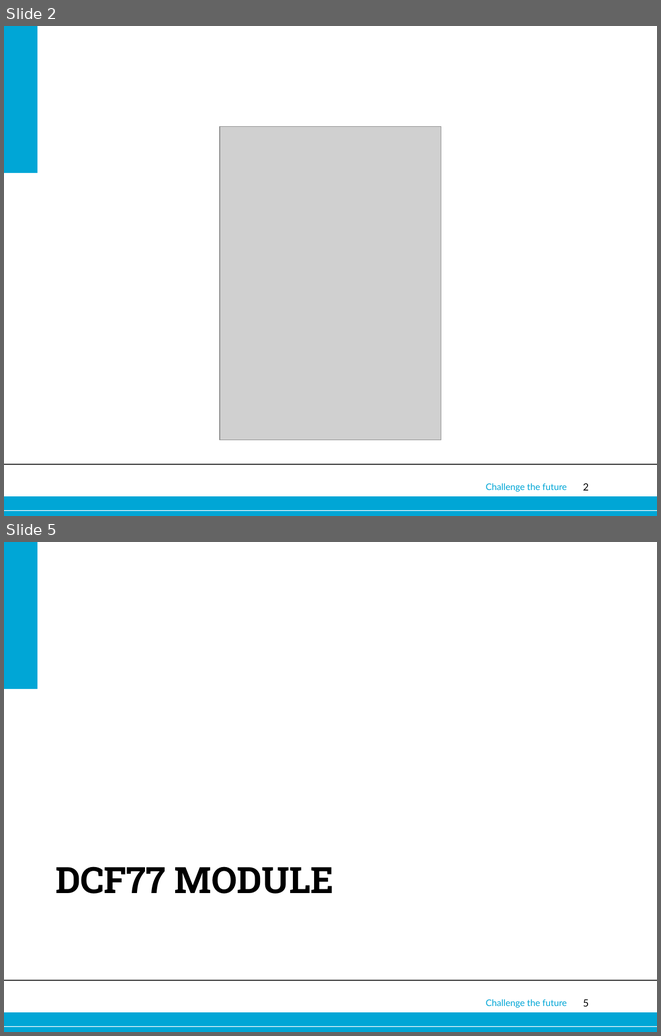
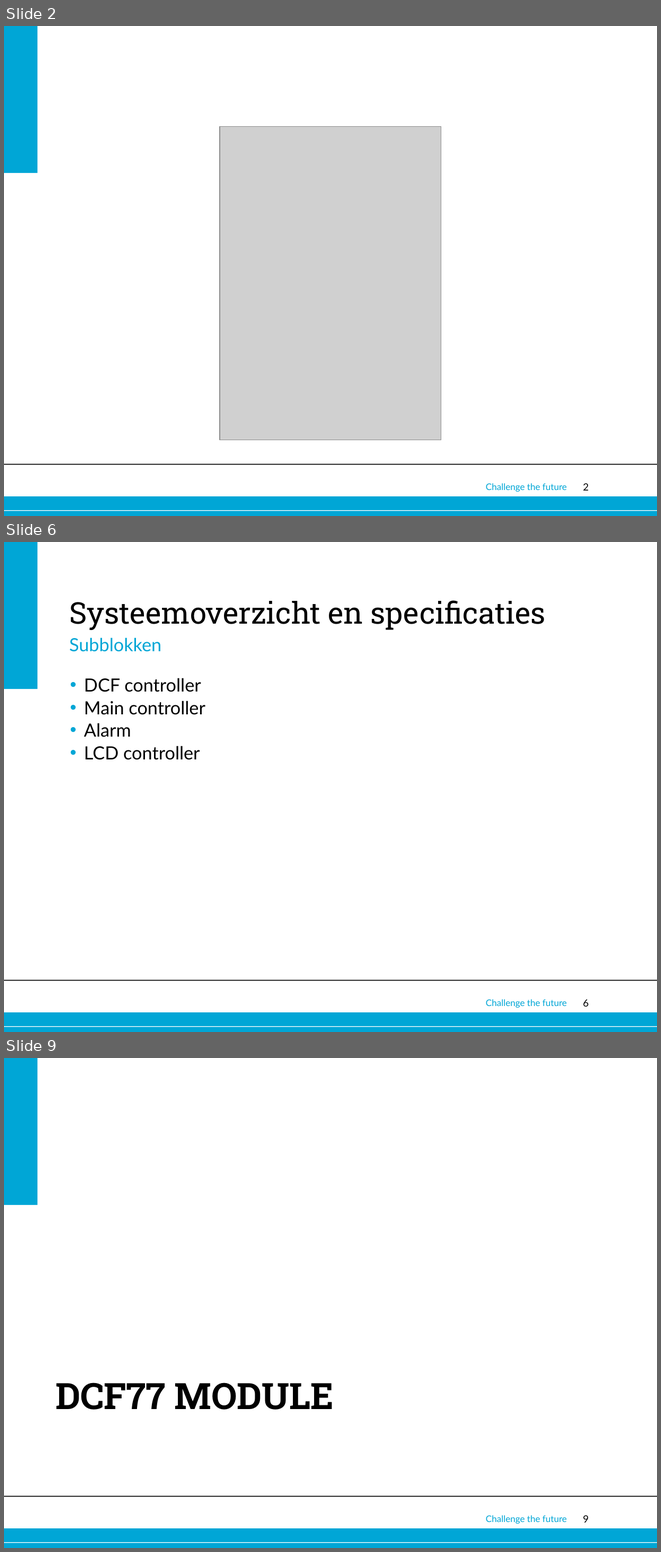
Before and after one commit to Alex-Oudsen/EPO-3, a slide deck: Presentatie/Presentatie groep A1.pptx. Shown one above the other, each under a label of ours: slides 2 and 5 before the commit, slides 2, 6 and 9 after it; the slides between them are not shown. The pictures are 661x1036 and 661x1552 pixels, drawn with LibreOffice and Linux fonts; fonts in the diff are those of the drawing; grey boxes stand for pictures; background and template pictures are left out. Boxes give left, top, right and bottom in pixels: in the first picture for what was removed or moved away, otherwise in the second. Text is boxed around its words. In the diff, an @@ line names an element or a change of style, - is before the commit and + after.

```diff
--- a/Presentatie/Presentatie groep A1.pptx
+++ b/Presentatie/Presentatie groep A1.pptx
@@ slide 6 added at [4,542,657,1032], background #FFFFFF; not listed: 6 template elements that a slide beside it also shows @@
@@ text added at [69,600,546,630], 33 pt, text #000000 @@
+Systeemoverzicht en specificaties
@@ text added at [69,637,161,652], 20 pt, text #00A6D6 @@
+Subblokken
@@ text added at [84,678,205,760], 20 pt, text #000000 @@
+• DCF controller
+• Main controller
+• Alarm
+• LCD controller
@@ what was slide 5 is now slide 9 @@
@@ page number at [583,1515,589,1522]: text changed @@
-5
+9
```
Also in this commit, not shown: 2 slides changed, 6 other slides added, 1 slide removed.
